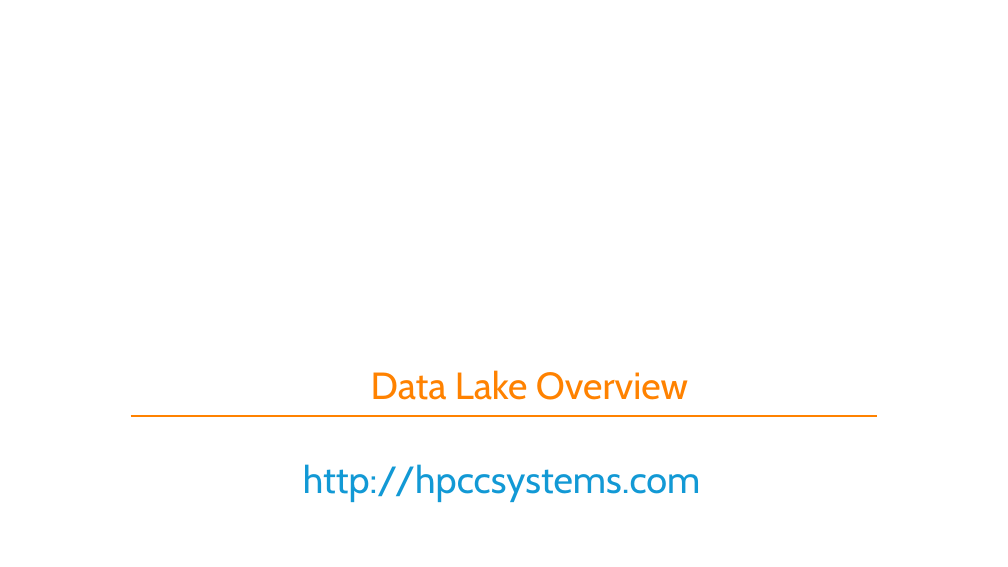
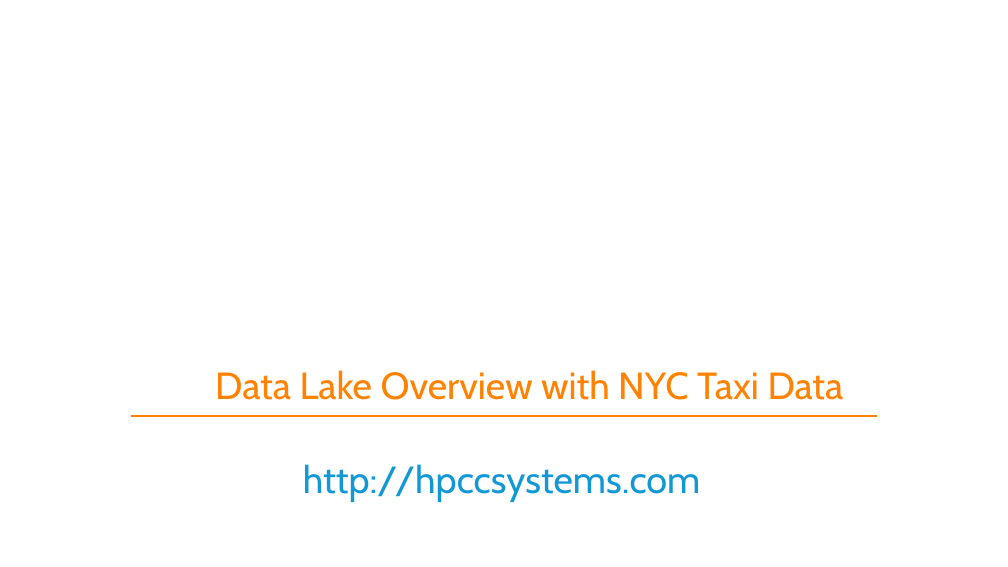
Before and after one commit to hpcc-systems/Solutions-ECL-Training, a slide deck: slide 1 of Taxi_Tutorial/Data_Lake_NYC_Taxi_Data.pptx. Drawn at 1008x567 pixels with LibreOffice and Linux fonts; fonts in the diff are those of the drawing; background and template pictures are left out. Boxes give left, top, right and bottom in pixels: in the first picture for what was removed or moved away, otherwise in the second. Text is boxed around its words. In the diff, an @@ line names an element or a change of style, - is before the commit and + after.

Commit message:
Update

```diff
--- a/Taxi_Tutorial/Data_Lake_NYC_Taxi_Data.pptx
+++ b/Taxi_Tutorial/Data_Lake_NYC_Taxi_Data.pptx
@@ title at (x1=215, y1=370, x2=844, y2=400): text changed @@
-Data Lake Overview
+Data Lake Overview with NYC Taxi Data
```
